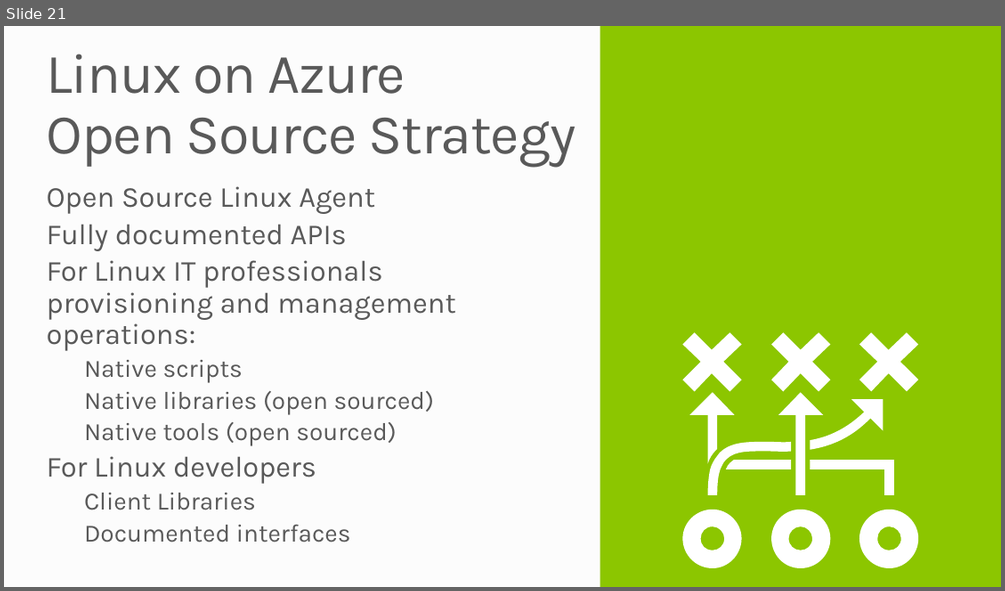
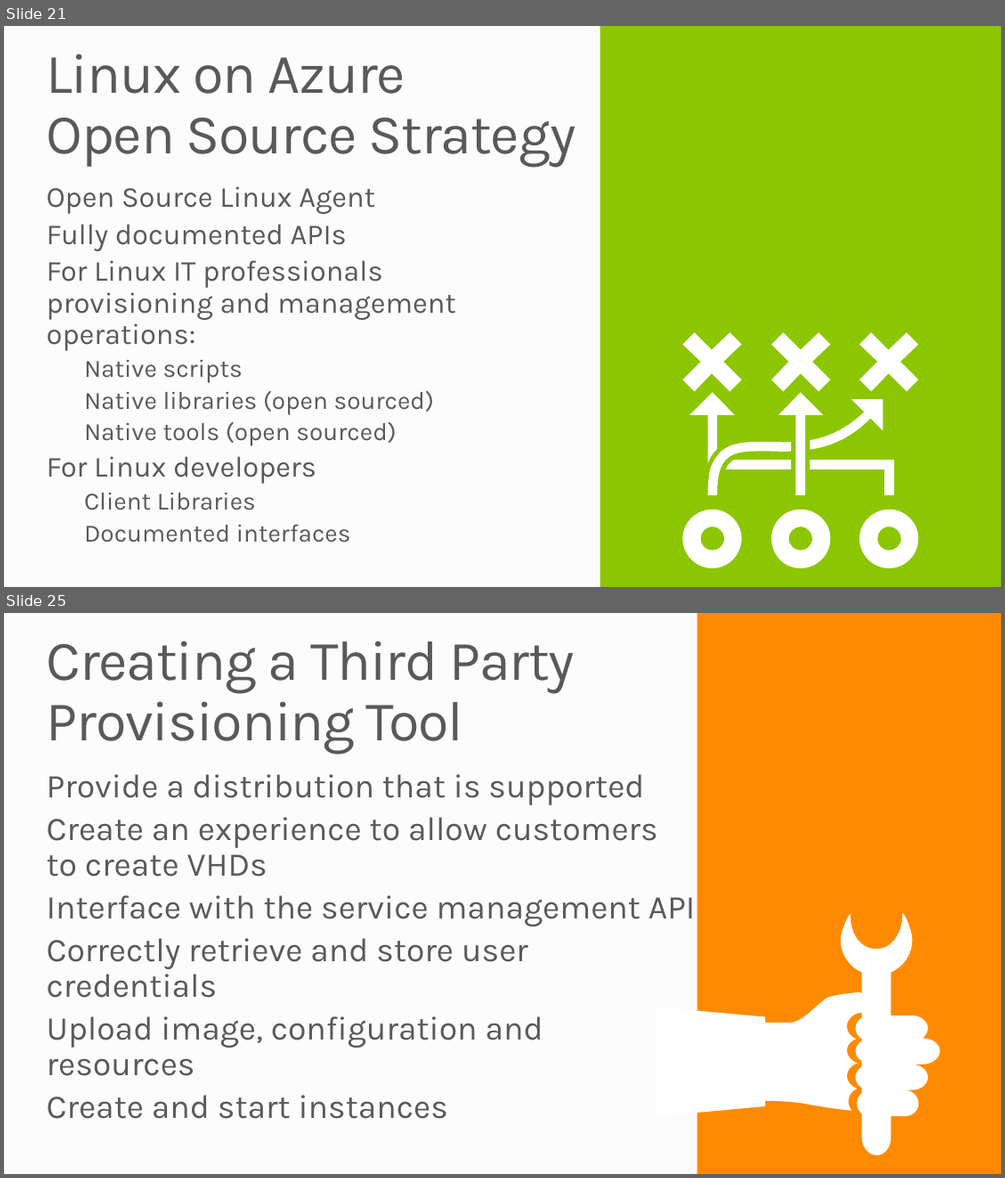
Before and after one commit to mwasham/WATK-Presentations, a slide deck: LinuxVirtualMachines/LinuxVirtualMachines.pptx. Shown one above the other, each under a label of ours: slide 21 before the commit, slides 21 and 25 after it; the slides between them are not shown. The pictures are 1005x591 and 1005x1178 pixels, drawn with LibreOffice and Linux fonts; fonts in the diff are those of the drawing; background and template pictures are left out. Boxes give left, top, right and bottom in pixels: in the first picture for what was removed or moved away, otherwise in the second. Text is boxed around its words. In the diff, an @@ line names an element or a change of style, - is before the commit and + after.

```diff
--- a/LinuxVirtualMachines/LinuxVirtualMachines.pptx
+++ b/LinuxVirtualMachines/LinuxVirtualMachines.pptx
@@ slide 25 added at <box>4,613,1001,1174</box>, background #FCFCFC @@
@@ rectangle added at <box>697,613,1001,1174</box>, fill #FF8A00 @@
@@ title added at <box>47,641,574,755</box>, 54 pt, text #595959 @@
+Creating a Third Party
+Provisioning Tool
@@ text added at <box>47,774,696,1119</box>, 32 pt, text #595959 @@
+Provide a distribution that is supported
+Create an experience to allow customers
+to create VHDs
+Interface with the service management API
+Correctly retrieve and store user credentials
+Upload image, configuration and resources
+Create and start instances
@@ freeform shape added at <box>758,908,939,1155</box>, fill #FFFFFF @@
@@ trapezoid added at <box>655,1007,764,1116</box>, fill #FFFFFF @@
```
Also in this commit, not shown: 3 slides changed, 6 other slides added.
